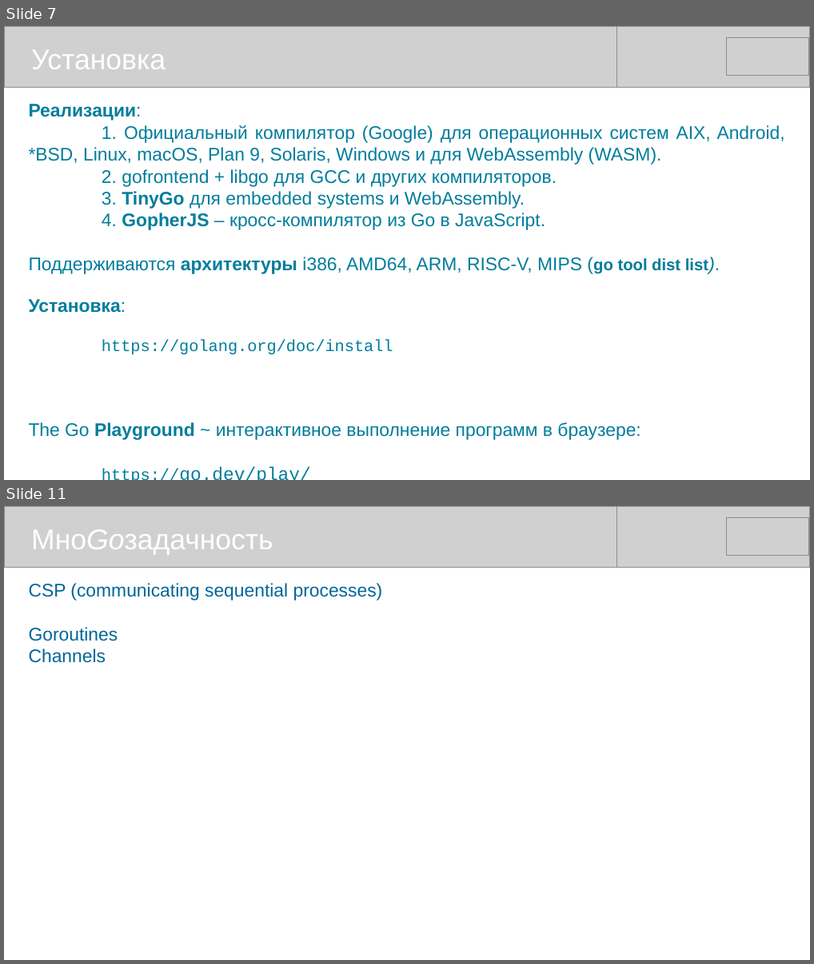
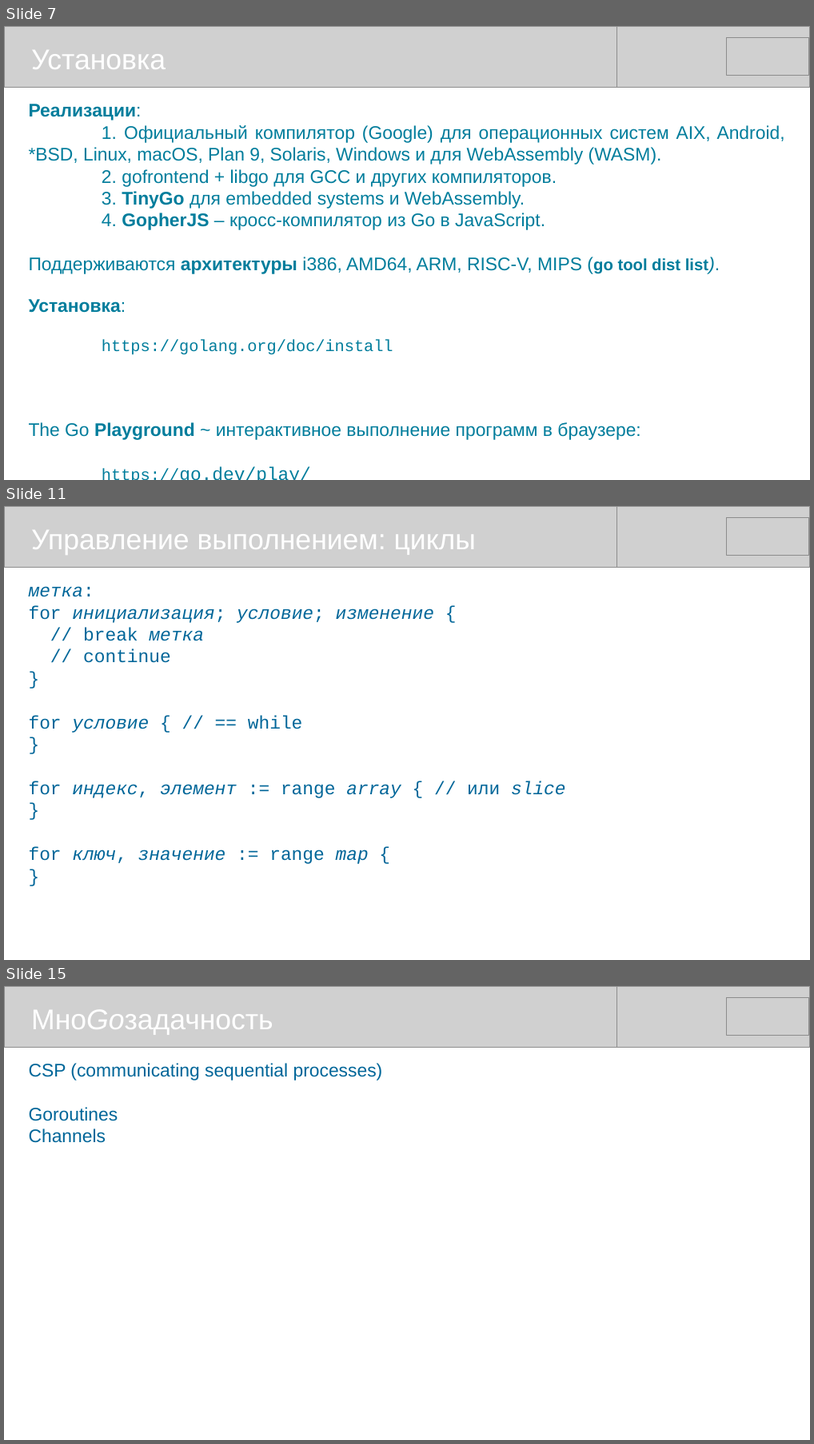
Before and after one commit to mike-shock/Go_language, a slide deck: Go_Intro.odp. Shown one above the other, each under a label of ours: slides 7 and 11 before the commit, slides 7, 11 and 15 after it; the slides between them are not shown. The pictures are 814x964 and 814x1444 pixels, drawn with LibreOffice and Linux fonts; fonts in the diff are those of the drawing; grey boxes stand for pictures. Boxes give left, top, right and bottom in pixels: in the first picture for what was removed or moved away, otherwise in the second. Text is boxed around its words. In the diff, an @@ line names an element or a change of style, - is before the commit and + after.

```diff
--- a/Go_Intro.odp
+++ b/Go_Intro.odp
@@ slide 11 added at [4,506,810,960], background #FFFFFF @@
@@ picture added at [4,506,618,567] @@
@@ picture added at [197,506,810,567] @@
@@ picture added at [727,518,810,556] @@
@@ text added at [31,530,476,555], 28 pt, text #FFFFFF @@
+Управление выполнением: циклы
@@ text added at [29,586,566,864], 18 pt, text #006699, italic @@
+метка:
+for инициализация; условие; изменение {
+// break метка
+// continue
+}
+for условие { // == while
+}
+for индекс, элемент := range array { // или slice
+}
+for ключ, значение := range map {
+}
@@ what was slide 11 is now slide 15 @@
```
Also in this commit, not shown: 6 slides changed, 3 other slides added.
